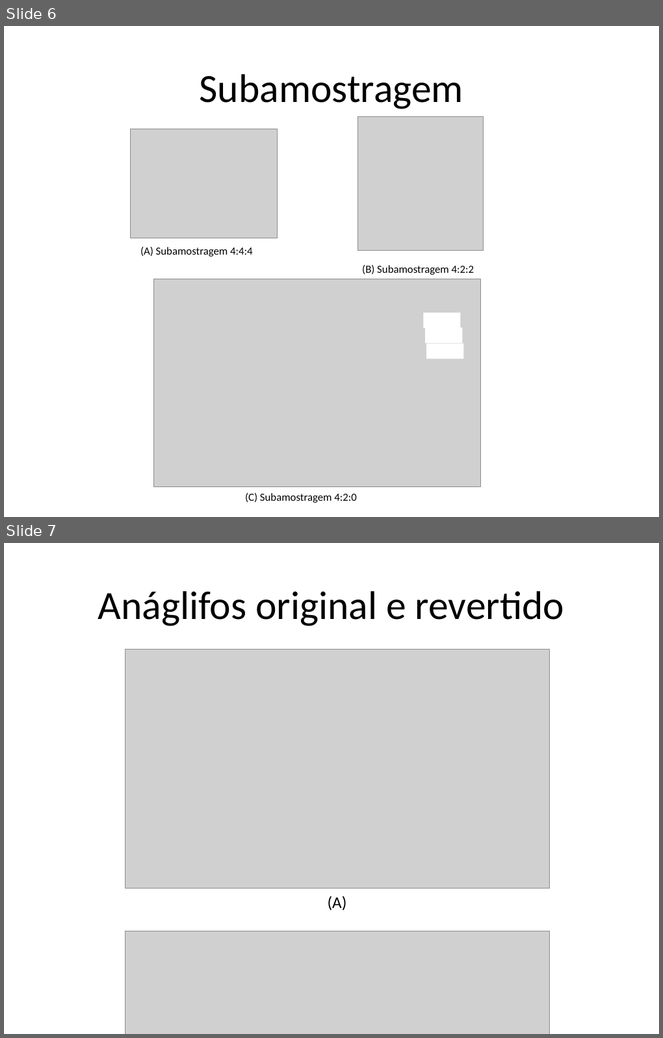
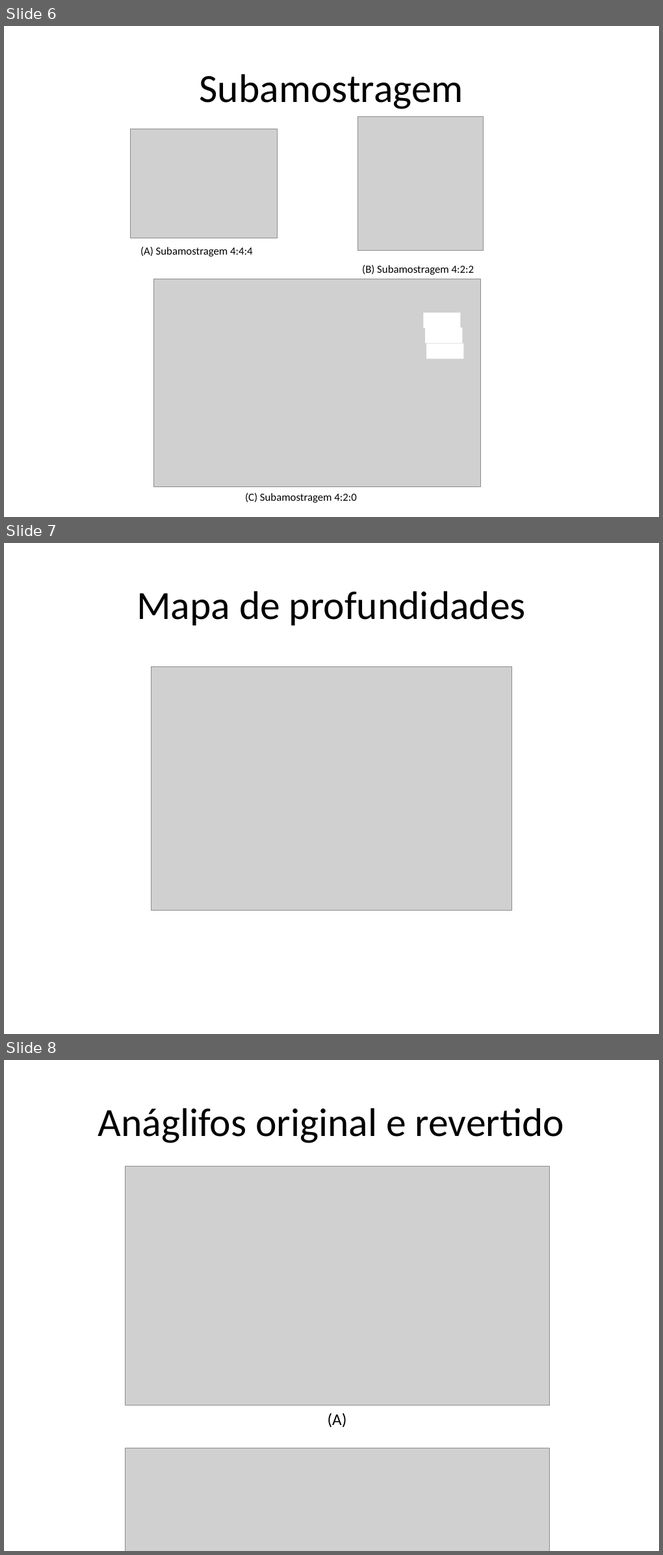
Before and after one commit to andrecurvello/tests-zingarelli, a slide deck: Imagens/imagens-quali.pptx. Shown one above the other, each under a label of ours: slides 6 and 7 before the commit, slides 6, 7 and 8 after it. The pictures are 663x1038 and 663x1555 pixels, drawn with LibreOffice and Linux fonts; fonts in the diff are those of the drawing; grey boxes stand for pictures. Boxes give left, top, right and bottom in pixels: in the first picture for what was removed or moved away, otherwise in the second. Text is boxed around its words. In the diff, an @@ line names an element or a change of style, - is before the commit and + after.

Commit message:
Mestrado - versão finalizada da quali no padrão ABNT enviada para revisão ao professor - adicionada imagem sobre mapa de profundidades no arquivo de imagens da quali

```diff
--- a/Imagens/imagens-quali.pptx
+++ b/Imagens/imagens-quali.pptx
@@ slide 7 added at <box>4,543,659,1034</box>, background #FFFFFF @@
@@ title added at <box>137,591,526,626</box>, 44 pt, text #000000 @@
+Mapa de profundidades
@@ picture added at <box>151,667,512,910</box> @@
@@ what was slide 7 is now slide 8 @@
```
Also in this commit, not shown: 2 other files.
